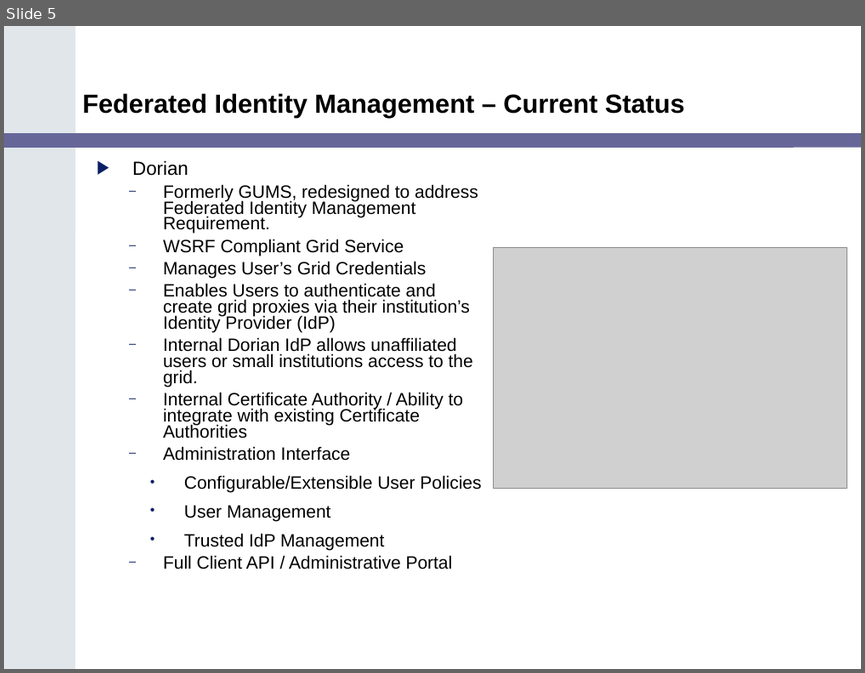
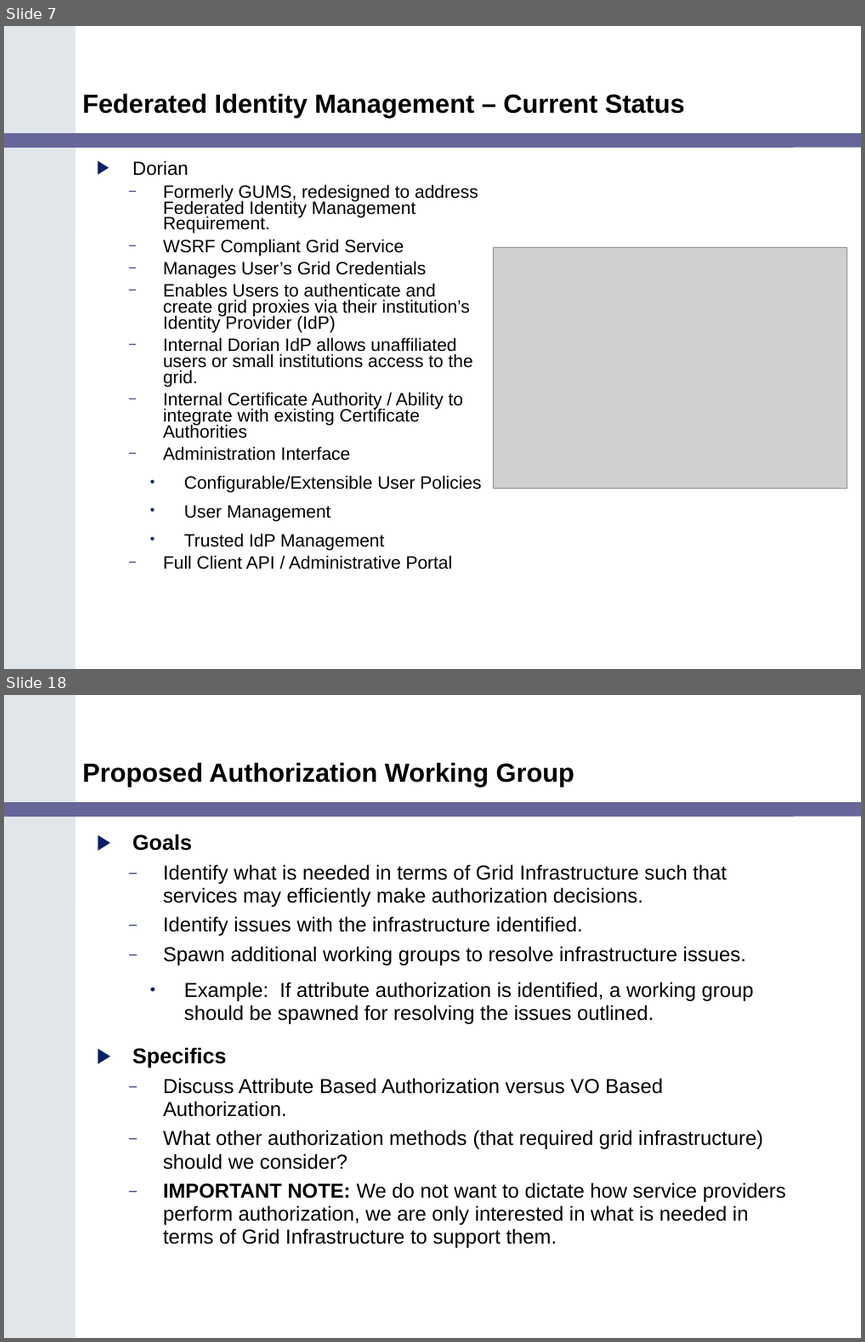
Before and after one commit to NCIP/cagrid-portal, a slide deck: cagrid-1-0/Documentation/presentations/200602_VCDE_ARCH/caGrid_Security_Arch_VCDE_Feb2.ppt. Shown one above the other, each under a label of ours: slide 5 before the commit, slides 7 and 18 after it; the slides between them are not shown. The pictures are 865x673 and 865x1342 pixels, drawn with LibreOffice and Linux fonts; fonts in the diff are those of the drawing; grey boxes stand for pictures; background and template pictures are left out. Boxes give left, top, right and bottom in pixels: in the first picture for what was removed or moved away, otherwise in the second. Text is boxed around its words. In the diff, an @@ line names an element or a change of style, - is before the commit and + after.

```diff
--- a/cagrid-1-0/Documentation/presentations/200602_VCDE_ARCH/caGrid_Security_Arch_VCDE_Feb2.ppt
+++ b/cagrid-1-0/Documentation/presentations/200602_VCDE_ARCH/caGrid_Security_Arch_VCDE_Feb2.ppt
@@ slide 18 added at <box>4,695,861,1338</box>, background #FFFFFF; not listed: 2 template elements that a slide beside it also shows @@
@@ title added at <box>82,762,574,787</box>, 22 pt, text #000000, bold @@
+Proposed Authorization Working Group
@@ text added at <box>132,834,786,1247</box>, 17 pt, text #000000 @@
+▶ Goals
+  – Identify what is needed in terms of Grid Infrastructure such that services may efficiently make authorization decisions.
+  – Identify issues with the infrastructure identified.
+  – Spawn additional working groups to resolve infrastructure issues.
+    • Example: If attribute authorization is identified, a working group should be spawned for resolving the issues outlined.
+▶ Specifics
+  – Discuss Attribute Based Authorization versus VO Based Authorization.
+  – What other authorization methods (that required grid infrastructure) should we consider?
+  – IMPORTANT NOTE: We do not want to dictate how service providers perform authorization, we are only interested in what is needed in terms of Grid Infrastructure to support them.
@@ what was slide 5 is now slide 7 @@
```
Also in this commit, not shown: 6 slides changed, 10 other slides added, 1 slide removed.
